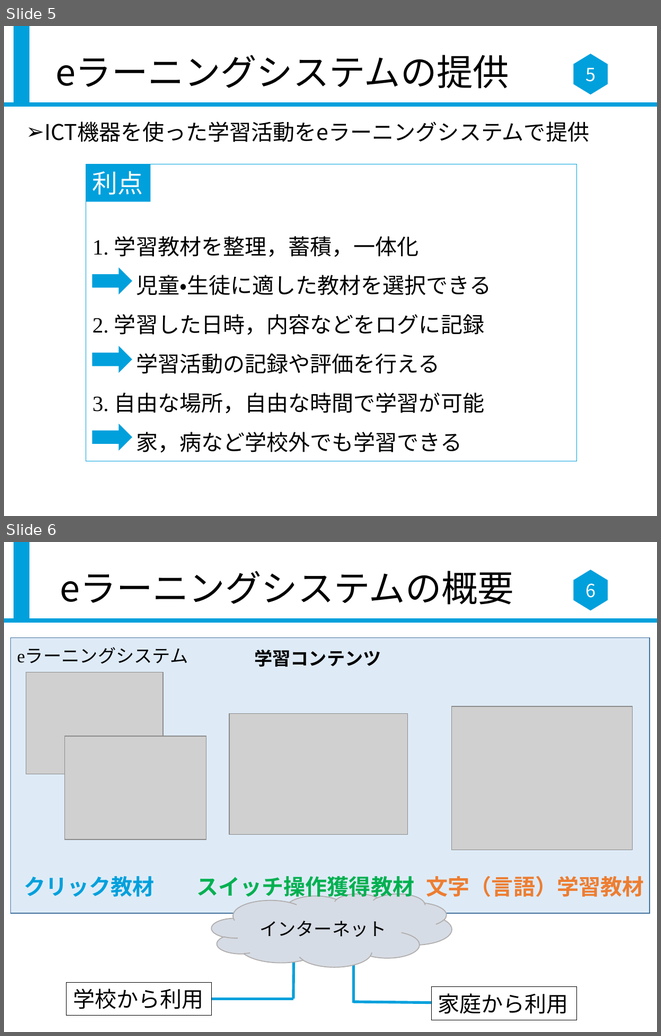
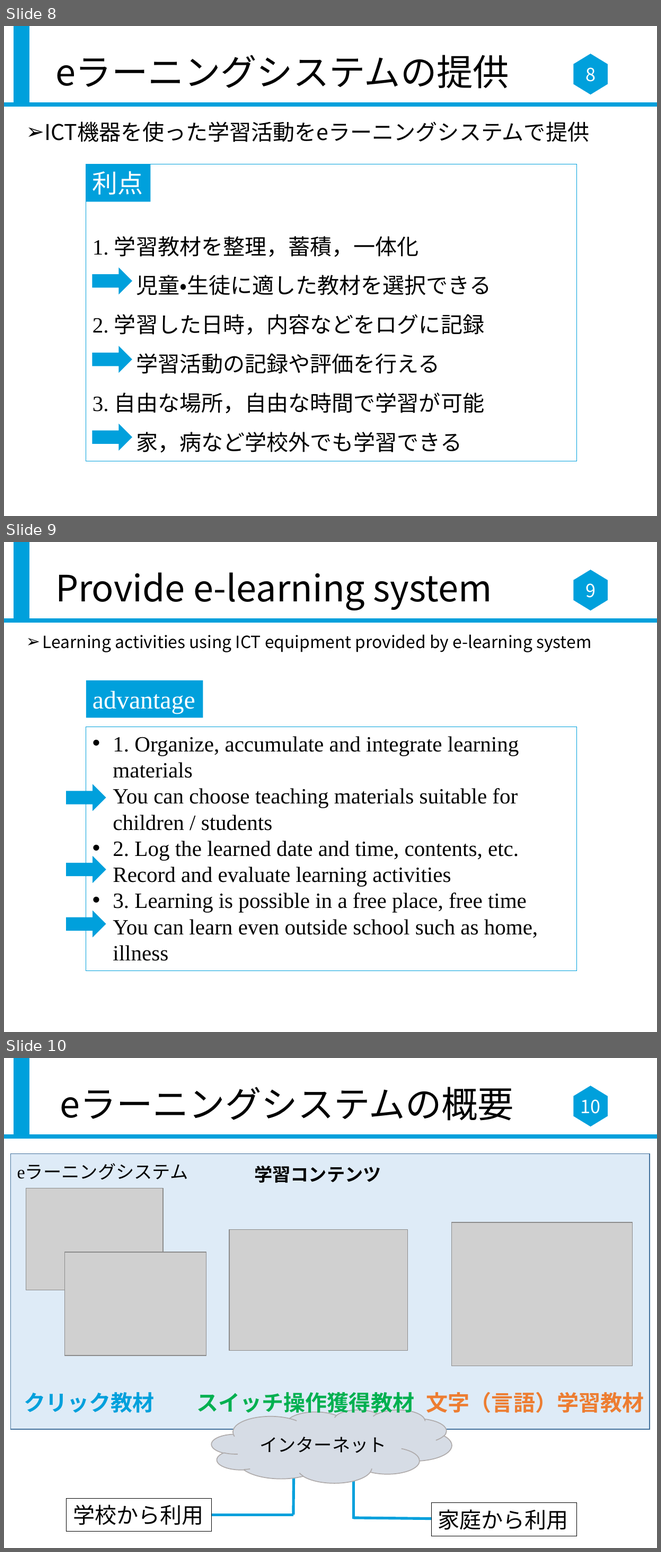
Before and after one commit to mimiiiz/SummerTrainning, a slide deck: 発表スライド432.pptx. Shown one above the other, each under a label of ours: slides 5 and 6 before the commit, slides 8, 9 and 10 after it. The pictures are 661x1036 and 661x1552 pixels, drawn with LibreOffice and Linux fonts; fonts in the diff are those of the drawing; grey boxes stand for pictures. Boxes give left, top, right and bottom in pixels: in the first picture for what was removed or moved away, otherwise in the second. Text is boxed around its words. In the diff, an @@ line names an element or a change of style, - is before the commit and + after.

```diff
--- a/発表スライド432.pptx
+++ b/発表スライド432.pptx
@@ slide 9 added at (4,542,657,1032), background #FFFFFF; not listed: 3 template elements that a slide beside it also shows @@
@@ title added at (55,572,492,610), 40 pt, text #000000 @@
+Provide e-learning system
@@ page number added at (585,583,595,598), 20 pt, text #FFFFFF @@
+9
@@ text added at (43,634,591,652), 18.6 pt, text #000000 @@
+➢ Learning activities using ICT equipment provided by e-learning system
@@ rectangle added at (86,680,203,717), fill #00A0DC, 28 pt, text #FFFFFF @@
+advantage
@@ rectangle added at (86,727,577,971), outline #00A0DC 0.75 pt, 24 pt, text #000000 @@
+• 1. Organize, accumulate and integrate learning materials
+• You can choose teaching materials suitable for children / students
+• 2. Log the learned date and time, contents, etc.
+• Record and evaluate learning activities
+• 3. Learning is possible in a free place, free time
+• You can learn even outside school such as home, illness
@@ right arrow added at (66,784,106,811), fill #00A0DC @@
@@ right arrow added at (66,856,106,883), fill #00A0DC @@
@@ right arrow added at (66,910,106,937), fill #00A0DC @@
@@ what was slide 5 is now slide 8 @@
@@ page number at (585,67,595,82): text changed @@
-5
+8
@@ what was slide 6 is now slide 10 @@
@@ page number at (580,1099,600,1114): text changed @@
-6
+10
```
Also in this commit, not shown: 1 slide changed, 4 other slides added.
